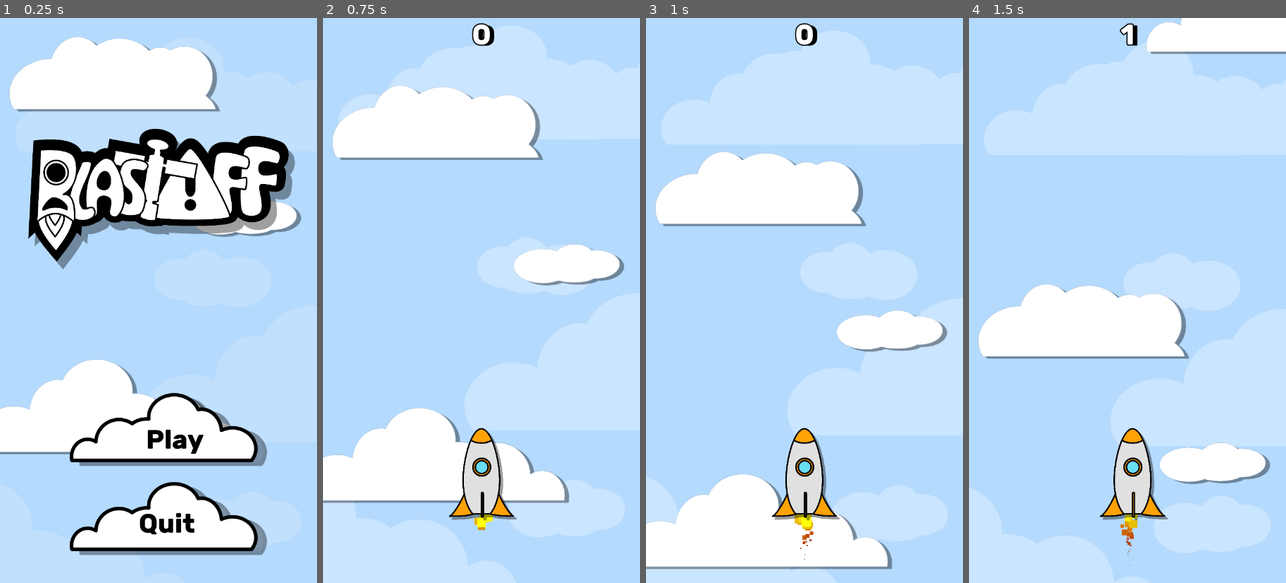
Above: before the commit, frames 1-4 (left to right).
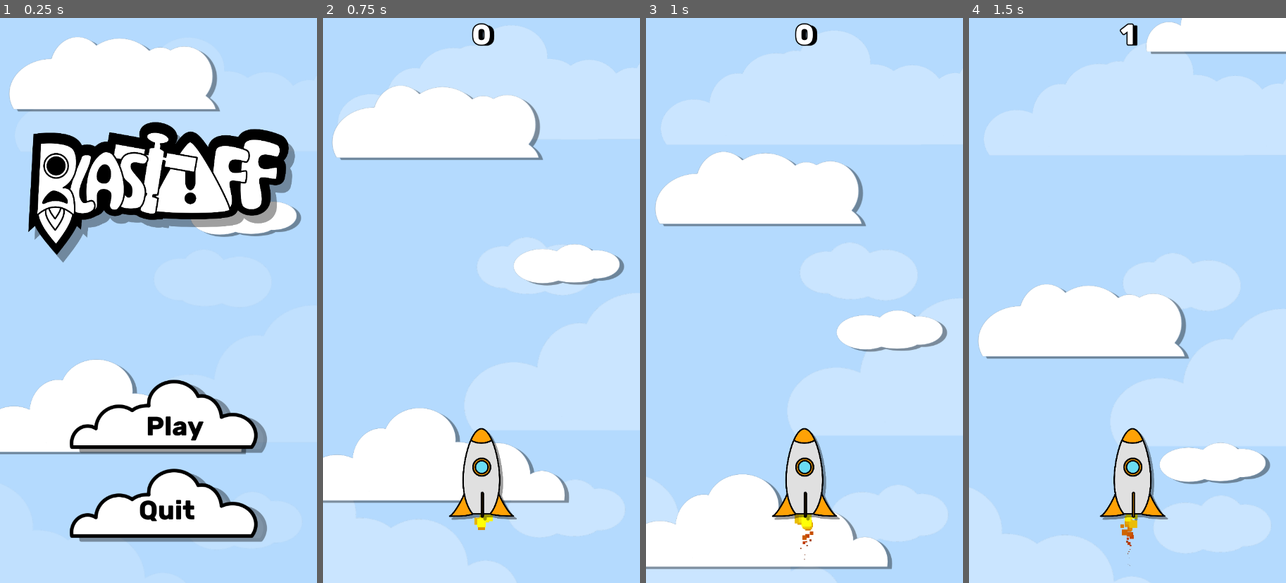
Above: after the commit, the same moments.

Repository: Ranger-NF/BlastOff
Game: Godot game, scene res://main.tscn
The game is run twice, just before and just after one commit, with the same random seed, the same clock (stepped at 60 frames per second) and the same inputs.
Inputs (mouse positions are in pixels of both pictures, inside the frame that each line leads up to; where the layout moved, square brackets give the same spot in the first picture):
- Up to frame 1 (0.25 s): no input
- Up to frame 2 (0.75 s): click (481, 413) [481, 424] at 0.5 s
- Up to frame 3 (1 s): no input
- Up to frame 4 (1.5 s): move the mouse to (1197, 272) at 1.27 s; click (1197, 272) at 1.42 s

The runs differ from the first frame. In frame 1, 17% of the frame differs, in the area x 8-94%, y 18-96%; in frame 2, nothing differs; in frame 3, nothing differs; in frame 4, nothing differs.

Commit message:
Added ability to spawn more than 1 warning signs ⚠️

Diff:
--- a/Enemies/Satellite/satellite.gd
+++ b/Enemies/Satellite/satellite.gd
@@ -1,13 +1,18 @@
 extends "res://Enemies/Obstacle.gd"
 
 @onready var parts_group: Node2D = $Parts
+var instance_id: int
 
 func _ready() -> void:
+    instance_id = StatManager.satellite_number # Gives it unique id
+    StatManager.satellite_number += 1
+
     GameManager.game_over.connect(_on_game_over)
+    can_move = false
+    UiManager.emit_signal("warning_announced", self.position.x, instance_id)
+    $WarnTimer.start(2)
+
     _select_random_parts()
-    can_move = false
-    UiManager.emit_signal("warning_announced", self.position.x)
-    $WarnTimer.start(2)
 
 func _select_random_parts():
     var spawnable_parts: Array[Node] = $Parts.get_children()
@@ -15,28 +20,28 @@
 
     var num_of_selected_parts: int = 0
 
-    if num_of_parts >= 2: # Includes the main body as one of the parts (To make satellite more believable)
+
+    if num_of_parts > 1: # Includes the main body as one of the parts (To make satellite more believable)
+        num_of_selected_parts += 1
         var body_part = spawnable_parts.filter(func(part_node): return part_node.name == "MainBody").front()
-        print(body_part)
         spawnable_parts.erase(body_part)
         body_part.find_child("CollisionShape2D").reparent(self)
         body_part.show()
 
+    # Randomly choosing parts of satellite
+    while num_of_selected_parts < num_of_parts:
+        print(spawnable_parts, num_of_selected_parts, num_of_parts)
         num_of_selected_parts += 1
 
-    # Randomly choosing parts of satellite
-    while num_of_selected_parts <= num_of_parts:
         var selected_part: Node = spawnable_parts[randi_range(0, len(spawnable_parts) - 1)]
         spawnable_parts.erase(selected_part)
         selected_part.find_child("CollisionShape2D").reparent(self)
         selected_part.show()
 
-        num_of_selected_parts += 1
-
 func _on_warn_timer_timeout() -> void:
     can_move = true
-    UiManager.emit_signal("warning_withdrawn")
+    UiManager.emit_signal("warning_withdrawn", instance_id)
 
 func _on_game_over() -> void:
-    UiManager.emit_signal("warning_withdrawn")
+    UiManager.emit_signal("warning_withdrawn", instance_id)
     queue_free()
--- a/Enemies/Satellite/satellite.tscn
+++ b/Enemies/Satellite/satellite.tscn
@@ -11,7 +11,7 @@
 "duration": 1.0,
 "texture": ExtResource("2_r0xs0")
 }],
-"loop": true,
+"loop": false,
 "name": &"default",
 "speed": 5.0
 }]
@@ -101,7 +101,6 @@
 sprite_frames = SubResource("SpriteFrames_obnki")
 
 [node name="CollisionShape2D" parent="." index="2"]
-visible = true
 position = Vector2(21, 11.5)
 rotation = 0.523598
 shape = null
--- a/Managers/stat_manager.gd
+++ b/Managers/stat_manager.gd
@@ -5,6 +5,9 @@
 # Variables for score calculation
 var score_gained: float
 var current_level: int = 1
+
+# Variable for obstacles
+var satellite_number: int = 0 # Resets to zero whenver game restarts [Incremented in satellite scene]
 
 func _calculate_score() -> void:
     score_gained = roundi(current_level * time_spent)
--- a/Managers/ui_manager.gd
+++ b/Managers/ui_manager.gd
@@ -1,6 +1,6 @@
 extends Node
 
-signal warning_announced(x_position: float) # For showing a warning sign when heavy objects are falling
-signal warning_withdrawn
+signal warning_announced(x_position: float, warning_id: int) # For showing a warning sign when heavy objects are falling
+signal warning_withdrawn(warning_id: int)
 
 signal skipped_to_main_menu
--- a/UI/main_menu.tscn
+++ b/UI/main_menu.tscn
@@ -1,10 +1,12 @@
-[gd_scene load_steps=7 format=3 uid="uid://e1b43p4v5huu"]
+[gd_scene load_steps=9 format=3 uid="uid://e1b43p4v5huu"]
 
 [ext_resource type="Script" path="res://UI/main_menu.gd" id="1_p0qic"]
 [ext_resource type="Texture2D" uid="uid://um1qa2qyq4vl" path="res://UI/title.svg" id="2_j4afl"]
 [ext_resource type="Texture2D" uid="uid://bp1cofqryobpn" path="res://UI/Buttons/play_normal.png" id="3_2csvs"]
 [ext_resource type="Texture2D" uid="uid://cejuj61q3nu3u" path="res://UI/Buttons/play_pressed.png" id="4_h5cxj"]
 [ext_resource type="Texture2D" uid="uid://ckce25nh0cw2v" path="res://UI/Buttons/quit_normal.png" id="5_4p7ol"]
+[ext_resource type="Texture2D" uid="uid://bvldagnir7jd8" path="res://UI/Buttons/options_normal.png" id="5_32w5n"]
+[ext_resource type="Texture2D" uid="uid://dv70mhv0hjj0y" path="res://UI/Buttons/options_pressed.png" id="6_06i4e"]
 [ext_resource type="Texture2D" uid="uid://dqsn001eavjho" path="res://UI/Buttons/quit_pressed.png" id="6_bv2wb"]
 
 [node name="MainMenu" type="Control"]
@@ -48,7 +50,7 @@
 size_flags_horizontal = 3
 theme_override_constants/margin_left = 80
 theme_override_constants/margin_right = 80
-theme_override_constants/margin_bottom = 50
+theme_override_constants/margin_bottom = 80
 
 [node name="ButtonBox" type="VBoxContainer" parent="VBoxContainer/MarginContainer"]
 layout_mode = 2
@@ -62,6 +64,17 @@
 texture_pressed = ExtResource("4_h5cxj")
 texture_hover = ExtResource("4_h5cxj")
 texture_disabled = ExtResource("4_h5cxj")
+ignore_texture_size = true
+stretch_mode = 5
+
+[node name="OptionsButton" type="TextureButton" parent="VBoxContainer/MarginContainer/ButtonBox"]
+visible = false
+custom_minimum_size = Vector2(0, 200)
+layout_mode = 2
+texture_normal = ExtResource("5_32w5n")
+texture_pressed = ExtResource("6_06i4e")
+texture_hover = ExtResource("6_06i4e")
+texture_disabled = ExtResource("6_06i4e")
 ignore_texture_size = true
 stretch_mode = 5
 
--- a/UI/ui.gd
+++ b/UI/ui.gd
@@ -4,12 +4,13 @@
     "game_over": "Game Over",
 }
 
+var active_warnings: Dictionary = {}
+
 @onready var whole_ui = $WholeScreen
 
 @onready var score_label = $WholeScreen/ScoreBox/Score
 @onready var game_status_label = $WholeScreen/NavBoxMargin/NavBox/GameStatus
-@onready var warning_sign = $Warning
-@onready var warning_anim = $WarningAnimation
+@onready var warning_sign: AnimatedSprite2D = $WarningSign
 
 @onready var navigation_box = $WholeScreen/NavBoxMargin/NavBox
 
@@ -30,15 +31,31 @@
     game_status_label.text = status_messages.get(current_status)
     navigation_box.show()
 
-func _flash_warning(x_position: float):
+
+func _flash_warning(x_position: float, warning_id: int):
     var vertical_screen_size: float = get_viewport_rect().size.y
-    warning_sign.position = Vector2(x_position, (0.1 * vertical_screen_size))
-    warning_sign.show()
-    warning_anim.play("warning_sign")
 
-func _stop_warning():
-    warning_anim.stop()
-    warning_sign.hide()
+    var new_warning_sign: AnimatedSprite2D = warning_sign.duplicate()
+
+    active_warnings[str(warning_id)] = new_warning_sign
+    add_child(new_warning_sign)
+    new_warning_sign.position = Vector2(x_position, (0.1 * vertical_screen_size))
+    new_warning_sign.show()
+
+
+
+func _stop_warning(warning_id: int):
+    if not active_warnings.has(str(warning_id)):
+        return
+
+    var active_warning_sign: Node = active_warnings.get(str(warning_id))
+
+    if not active_warning_sign: # Prevent it from trying to deleteit twice
+        return
+
+    active_warning_sign.hide()
+    active_warning_sign.queue_free()
+    active_warnings.erase(str(warning_id))
 
 func _on_game_start() -> void:
     whole_ui.show()
--- a/UI/ui.tscn
+++ b/UI/ui.tscn
@@ -48,28 +48,23 @@
 shader_parameter/offset = Vector2(-50, -40)
 shader_parameter/modulate = Color(0, 0, 0, 0.392157)
 
-[sub_resource type="Animation" id="Animation_ns6ys"]
-resource_name = "warning_sign"
-length = 0.5
-loop_mode = 1
-step = 0.05
-tracks/0/type = "value"
-tracks/0/imported = false
-tracks/0/enabled = true
-tracks/0/path = NodePath("../Warning:modulate")
-tracks/0/interp = 2
-tracks/0/loop_wrap = true
-tracks/0/keys = {
-"times": PackedFloat32Array(0, 0.25, 0.5),
-"transitions": PackedFloat32Array(1, 1, 1),
-"update": 1,
-"values": [Color(1, 1, 1, 1), Color(1, 1, 1, 0), Color(1, 1, 1, 1)]
-}
+[sub_resource type="AtlasTexture" id="AtlasTexture_3xg0g"]
+atlas = ExtResource("1_y1a50")
+region = Rect2(0, 0, 198, 280)
 
-[sub_resource type="AnimationLibrary" id="AnimationLibrary_4sb7j"]
-_data = {
-"warning_sign": SubResource("Animation_ns6ys")
-}
+[sub_resource type="SpriteFrames" id="SpriteFrames_l5kil"]
+animations = [{
+"frames": [{
+"duration": 1.4,
+"texture": ExtResource("1_y1a50")
+}, {
+"duration": 1.0,
+"texture": SubResource("AtlasTexture_3xg0g")
+}],
+"loop": true,
+"name": &"default",
+"speed": 4.0
+}]
 
 [node name="UI" type="Control"]
 layout_mode = 3
@@ -162,21 +157,14 @@
 layout_mode = 2
 size_flags_vertical = 3
 
-[node name="Warning" type="TextureRect" parent="."]
+[node name="WarningSign" type="AnimatedSprite2D" parent="."]
 visible = false
 material = SubResource("ShaderMaterial_sa2l3")
-layout_mode = 0
-offset_right = 71.0
-offset_bottom = 71.0
-texture = ExtResource("1_y1a50")
-expand_mode = 2
-stretch_mode = 4
-
-[node name="WarningAnimation" type="AnimationPlayer" parent="."]
-root_node = NodePath("")
-libraries = {
-"": SubResource("AnimationLibrary_4sb7j")
-}
+position = Vector2(48, 37)
+scale = Vector2(0.08, 0.08)
+sprite_frames = SubResource("SpriteFrames_l5kil")
+autoplay = "default"
+frame_progress = 0.989522
 
 [connection signal="pressed" from="WholeScreen/NavBoxMargin/NavBox/RestartButton" to="." method="_on_restart_button_pressed"]
 [connection signal="pressed" from="WholeScreen/NavBoxMargin/NavBox/BackButton" to="." method="_on_back_button_pressed"]
--- a/main.tscn
+++ b/main.tscn
@@ -34,6 +34,7 @@
 func spawn_obstacle(obstacle_scene: PackedScene):
     if not obstacle_scene:
         push_error(\"PackedScene is not set in the export section!\")
+
     var screen_size = get_viewport().get_visible_rect().size.x
     var spawn_location = Vector2(randf_range(0.05 * screen_size, 0.95 * screen_size), -250)
 
